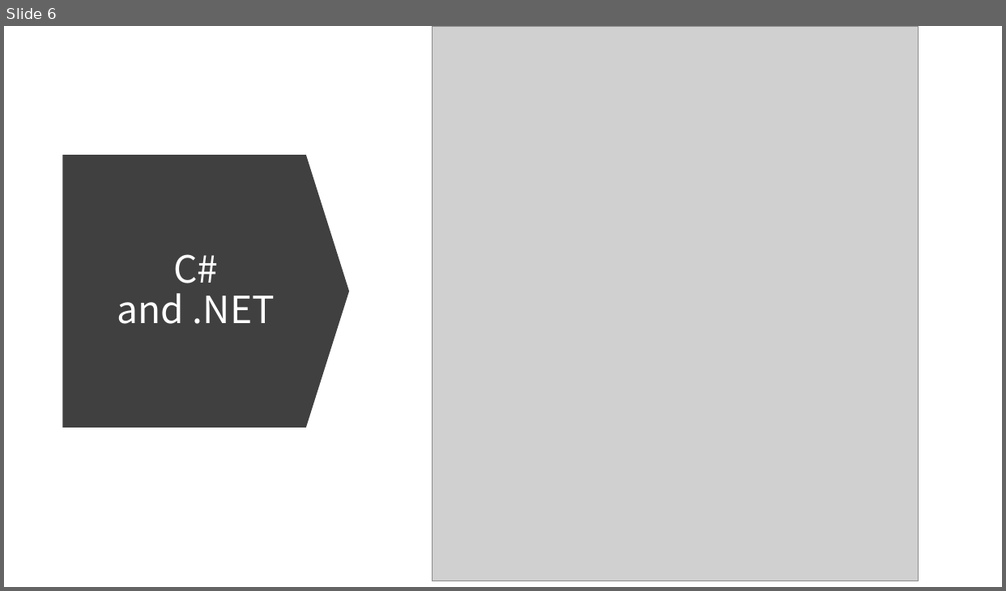
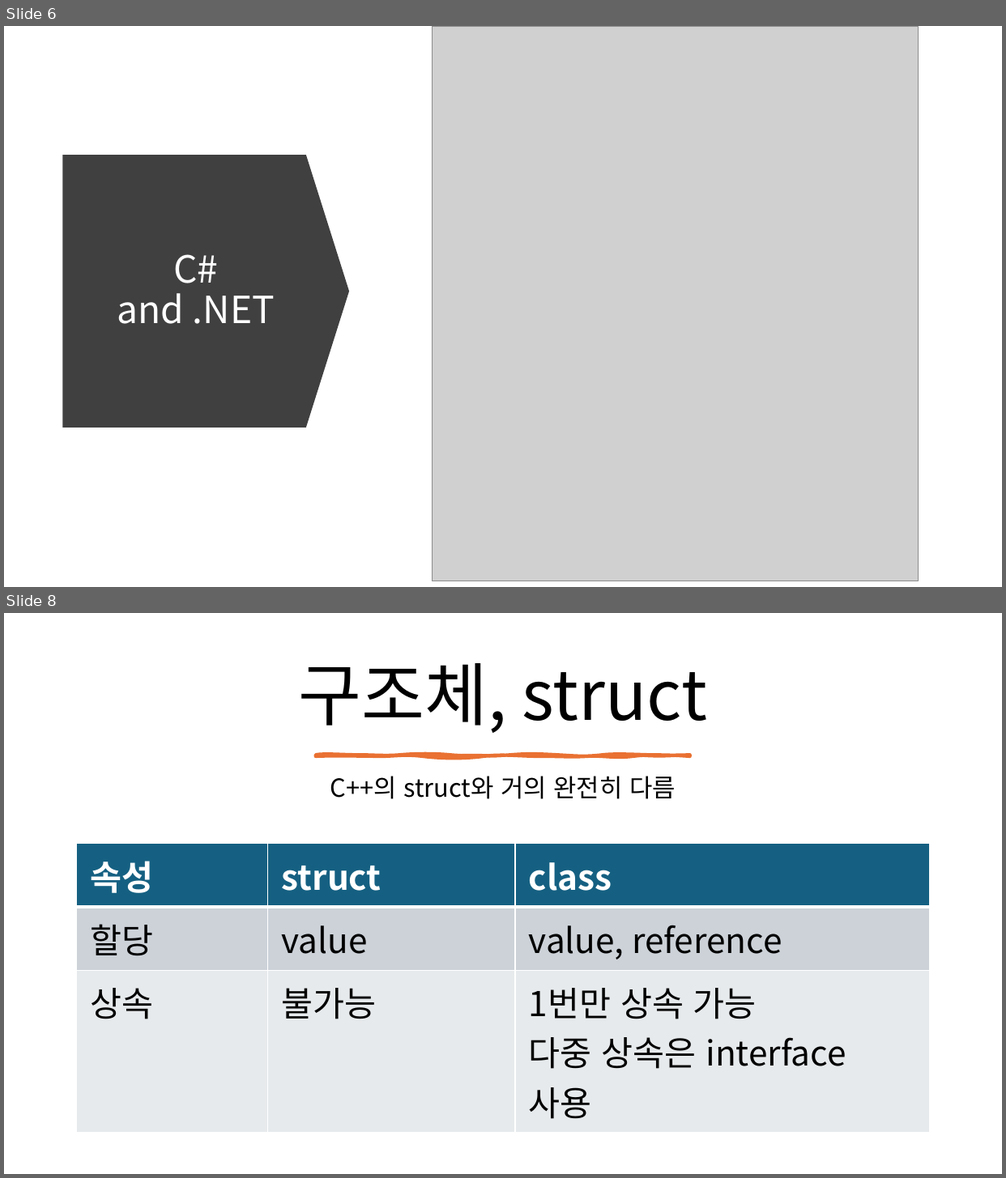
Before and after one commit to mokwongame/CS_2025_2, a slide deck: C# 문법.pptx. Shown one above the other, each under a label of ours: slide 6 before the commit, slides 6 and 8 after it; the slides between them are not shown. The pictures are 1006x591 and 1006x1178 pixels, drawn with LibreOffice and Linux fonts; fonts in the diff are those of the drawing; grey boxes stand for pictures. Boxes give left, top, right and bottom in pixels: in the first picture for what was removed or moved away, otherwise in the second. Text is boxed around its words. In the diff, an @@ line names an element or a change of style, - is before the commit and + after.

```diff
--- a/C# 문법.pptx
+++ b/C# 문법.pptx
@@ slide 8 added at (4,613,1002,1174), background #FFFFFF @@
@@ title added at (299,663,707,733), 66 pt, text #000000 @@
+구조체, struct
@@ freeform shape added at (315,756,690,756), fill #E97132, outline #E97132 3.25 pt @@
@@ text added at (330,776,675,799), 24 pt, text #000000 @@
+C++의 struct와 거의 완전히 다름
@@ table added at (76,844,929,1122), 3 rows, 3 columns @@
+속성 | struct | class
+할당 | value | value, reference
+상속 | 불가능 | 1번만 상속 가능 / 다중 상속은 interface 사용
```
Also in this commit, not shown: 3 other slides added, 1 other file.
